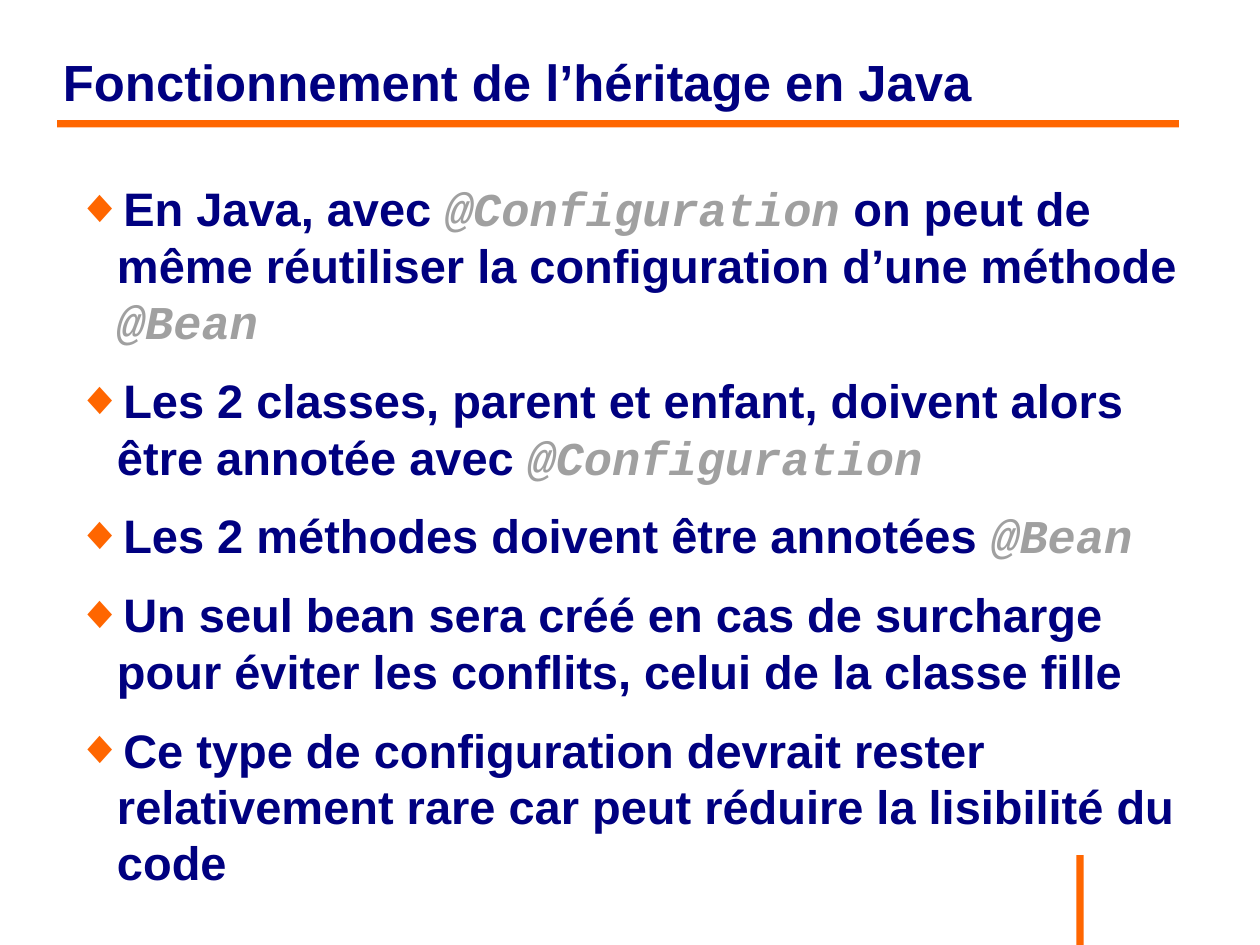
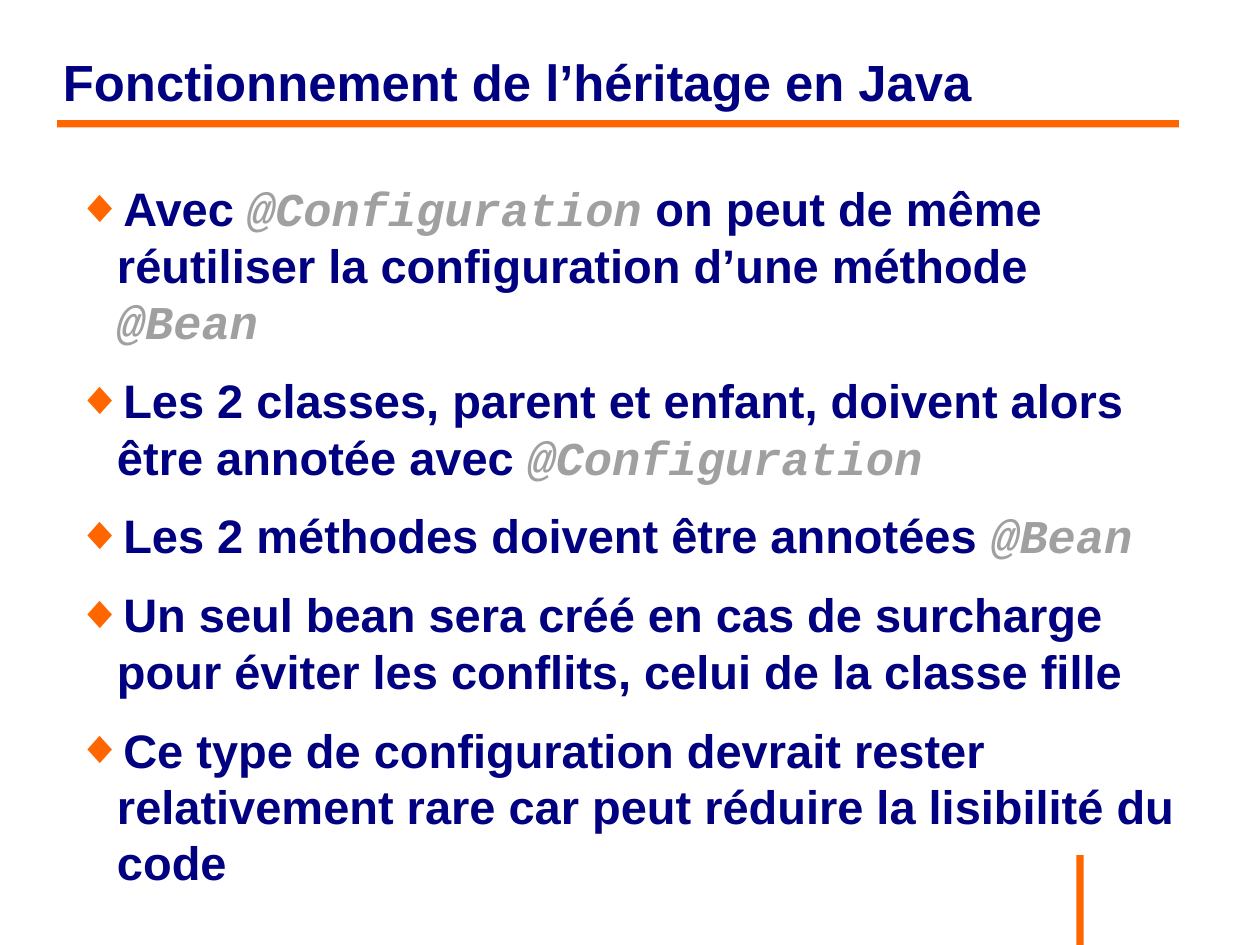
Before and after one commit to philphils/formation-spring, a slide deck: slide 114 of Documentation/diapo_formation_spring.odp (slide 113 before the commit). Drawn at 1260x945 pixels with LibreOffice and Linux fonts; fonts in the diff are those of the drawing; background and template pictures are left out. Boxes give left, top, right and bottom in pixels: in the first picture for what was removed or moved away, otherwise in the second. Text is boxed around its words. In the diff, an @@ line names an element or a change of style, - is before the commit and + after.

```diff
--- a/Documentation/diapo_formation_spring.odp
+++ b/Documentation/diapo_formation_spring.odp
@@ text at (117,191,1042,346): text changed @@
-◆ En Java, avec @Configuration on peut de même réutiliser la configuration d’une méthode @Bean
+◆ Avec @Configuration on peut de même réutiliser la configuration d’une méthode @Bean
```
Also in this commit, not shown: 19 other slides changed, 9 slides added, 1 slide removed.
